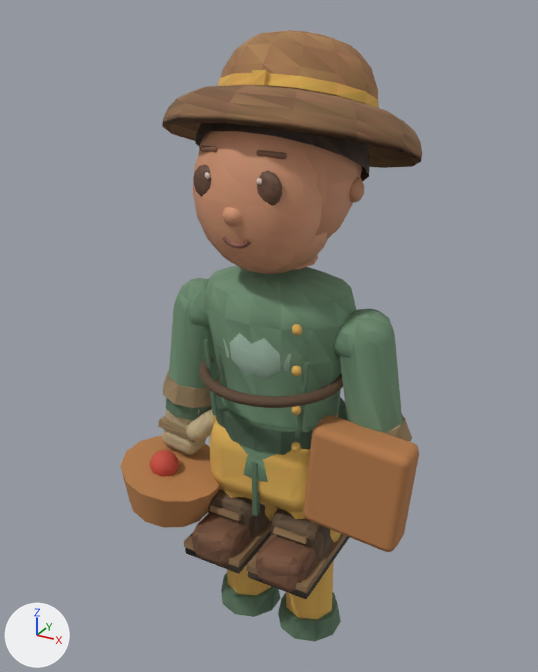
Two versions of the glTF model examples/harvest-frontier/exports/npc/kang-taeho.glb, one commit apart.
One viewpoint serves both versions: a 50 mm camera at (1.09, -2.08, 2.29) aimed at (-0.09, 0.07, 1.21). The lights are fixed; the arrows at lower left show +X, +Y and +Z. The picture after the commit comes second. Where no turn or scale is listed for an object, it has been applied to the vertices.

The older version as bpy lines, for what is in view:
```python
ob_armrightmesh = bpy.data.objects.new('armRightMesh', me_mesh_4)
ob_armrightmesh.location = (0.303, 0.0, 1.355)
ob_fieldsatchel = bpy.data.objects.new('fieldSatchel', me_mesh_10)
ob_fieldsatchel.parent = ob_npc_kang_taeho_neighbor
ob_fieldsatchel.location = (0.36, -0.13, 0.86)
ob_fieldsatchel.rotation_euler = (0.0, 0.08, 0.0)  # degrees (0, 4.6, 0)
ob_figuredetail = bpy.data.objects.new('figureDetail', me_mesh_8)
ob_figuredetail.location = (-0.014, 0.0, 1.792)
ob_handrightmesh = bpy.data.objects.new('handRightMesh', me_mesh_5)
ob_handrightmesh.location = (0.371, 0.0, 0.93)
ob_harvestbasket = bpy.data.objects.new('harvestBasket', me_mesh_12)
ob_harvestbasket.parent = ob_npc_kang_taeho_neighbor
ob_harvestbasket.location = (-0.39, -0.15, 0.62)
ob_harvestbasket.rotation_euler = (0.0, 0.16, 0.0)  # degrees (0, 9.2, 0)
ob_hat = bpy.data.objects.new('hat', me_mesh_9)
ob_hat.location = (-0.015, 0.075, 1.844)
ob_legs = bpy.data.objects.new('legs', me_mesh_6)
ob_legs.location = (0.0, 0.0, 0.012)
ob_neck = bpy.data.objects.new('neck', me_mesh_7)
ob_neck.location = (-0.013, 0.0, 1.612)
ob_tomatosample = bpy.data.objects.new('tomatoSample', me_mesh_13)
ob_tomatosample.parent = ob_npc_kang_taeho_neighbor
ob_tomatosample.location = (-0.4, -0.18, 0.72)
# also in view: 'fieldSatchelStrap' at (0.0, -0.15, 1.16); 'trousers' at (-0.01, -0.01, 0.8); 'handLeftMesh' at (-0.36, 0.0, 0.87); 'armLeftMesh' at (-0.35, 0.0, 1.14); 'coat' at (-0.01, 0.0, 1.11)
```
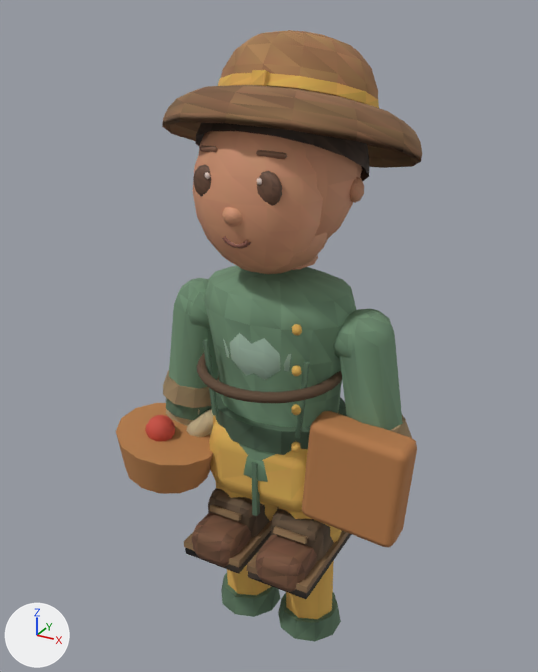
Patch to the scene script:
```diff
--- a/examples/harvest-frontier/exports/npc/kang-taeho.glb.py
+++ b/examples/harvest-frontier/exports/npc/kang-taeho.glb.py
@@ mat_material_4 @@
 n0 = _N.new('ShaderNodeBsdfPrincipled'); n0.name = 'Principled BSDF'
+n0.inputs[0].default_value = (0.497, 0.22, 0.0742, 1.0)  # 'Base Color', orange #bb814d
 n0.inputs[1].default_value = 0.02  # 'Metallic'
-n0.inputs[2].default_value = 0.93  # 'Roughness'
+n0.inputs[2].default_value = 0.88  # 'Roughness'
 n1 = _N.new('ShaderNodeOutputMaterial'); n1.name = 'Material Output'
-n2 = _N.new('ShaderNodeVertexColor'); n2.name = 'Color Attribute'
 _L.new(n0.outputs[0], n1.inputs[0])  # 'BSDF' to 'Surface'
-_L.new(n2.outputs[0], n0.inputs[0])  # 'Color' to 'Base Color'
@@ mat_material_5 @@
 n0 = _N.new('ShaderNodeBsdfPrincipled'); n0.name = 'Principled BSDF'
+n0.inputs[0].default_value = (0.584, 0.0723, 0.0467, 1.0)  # 'Base Color', red #c94c3d
 n0.inputs[1].default_value = 0.02  # 'Metallic'
-n0.inputs[2].default_value = 0.97  # 'Roughness'
+n0.inputs[2].default_value = 0.76  # 'Roughness'
 n1 = _N.new('ShaderNodeOutputMaterial'); n1.name = 'Material Output'
-n2 = _N.new('ShaderNodeVertexColor'); n2.name = 'Color Attribute'
 _L.new(n0.outputs[0], n1.inputs[0])  # 'BSDF' to 'Surface'
-_L.new(n2.outputs[0], n0.inputs[0])  # 'Color' to 'Base Color'
@@ mat_material_7 @@
 n0 = _N.new('ShaderNodeBsdfPrincipled'); n0.name = 'Principled BSDF'
-n0.inputs[0].default_value = (0.473, 0.219, 0.121, 1.0)  # 'Base Color', orange #b78162
 n0.inputs[1].default_value = 0.02  # 'Metallic'
-n0.inputs[2].default_value = 0.66  # 'Roughness'
+n0.inputs[2].default_value = 0.97  # 'Roughness'
 n1 = _N.new('ShaderNodeOutputMaterial'); n1.name = 'Material Output'
+n2 = _N.new('ShaderNodeVertexColor'); n2.name = 'Color Attribute'
 _L.new(n0.outputs[0], n1.inputs[0])  # 'BSDF' to 'Surface'
+_L.new(n2.outputs[0], n0.inputs[0])  # 'Color' to 'Base Color'
@@ mat_material_13 @@
 mat_material_13 = principled_material('Material_13')
-mat_material_13.base_color = (0.584, 0.0723, 0.0467)  # red #c94c3d
+mat_material_13.base_color = (0.112, 0.063, 0.0343)  # brown #5e4734
 mat_material_13.metallic = 0.02
@@ me_mesh_4 @@
 me_mesh_4.from_pydata(...)  # 135 vertices, 224 faces; spans x -0.12..0.17, y -0.103..0.103, z -0.486..0.061
-me_mesh_4.materials.append(mat_material_4)
+me_mesh_4.materials.append(mat_material_6)
@@ me_mesh_5 @@
 me_mesh_5.from_pydata(...)  # 188 vertices, 352 faces; spans x -0.16..0.109, y -0.118..0.118, z -0.219..0.114
-me_mesh_5.materials.append(mat_material_5)
+me_mesh_5.materials.append(mat_material_7)
@@ me_mesh_10 @@
 me_mesh_10.from_pydata(...)  # 56 vertices, 108 faces; spans x -0.17..0.17, y -0.065..0.065, z -0.19..0.19
-me_mesh_10.materials.append(mat_material_10)  # orange #b67b4a
+me_mesh_10.materials.append(mat_material_12)  # orange #b67b4a
@@ me_mesh_11 @@
 me_mesh_11.from_pydata(...)  # 133 vertices, 216 faces; spans x -0.258..0.258, y -0.016..0.016, z 0.0..0.258
-me_mesh_11.materials.append(mat_material_11)  # brown #5e4734
+me_mesh_11.materials.append(mat_material_13)  # brown #5e4734
@@ me_mesh_12 @@
 me_mesh_12.from_pydata(...)  # 32 vertices, 56 faces; spans x -0.195..0.195, y -0.2..0.2, z -0.08..0.08
-me_mesh_12.materials.append(mat_material_12)  # orange #bb814d
+me_mesh_12.materials.append(mat_material_4)  # orange #bb814d
@@ me_mesh_13 @@
 me_mesh_13.from_pydata(...)  # 79 vertices, 140 faces; spans x -0.055..0.055, y -0.0523..0.0523, z -0.055..0.055
-me_mesh_13.materials.append(mat_material_13)  # red #c94c3d
+me_mesh_13.materials.append(mat_material_5)  # red #c94c3d
@@ ob_fieldsatchel @@
 ob_fieldsatchel = bpy.data.objects.new('fieldSatchel', me_mesh_10)
-ob_fieldsatchel.parent = ob_npc_kang_taeho_neighbor
+ob_fieldsatchel.parent = ob_body
 ob_fieldsatchel.location = (0.36, -0.13, 0.86)
@@ ob_fieldsatchelstrap @@
 ob_fieldsatchelstrap = bpy.data.objects.new('fieldSatchelStrap', me_mesh_11)
-ob_fieldsatchelstrap.parent = ob_npc_kang_taeho_neighbor
+ob_fieldsatchelstrap.parent = ob_body
 ob_fieldsatchelstrap.location = (0.0, -0.05, 1.16)
@@ ob_harvestbasket @@
 ob_harvestbasket = bpy.data.objects.new('harvestBasket', me_mesh_12)
-ob_harvestbasket.parent = ob_npc_kang_taeho_neighbor
-ob_harvestbasket.location = (-0.39, -0.15, 0.62)
-ob_harvestbasket.rotation_euler = (0.0, 0.16, 0.0)  # degrees (0, 9.2, 0)
+ob_harvestbasket.parent = ob_handleft_carry
+ob_harvestbasket.location = (0.0326, -0.15, -0.293)
+ob_harvestbasket.rotation_euler = (0.0, 0.01, 0.0)  # degrees (0, 0.6, 0)
@@ ob_tomatosample @@
 ob_tomatosample = bpy.data.objects.new('tomatoSample', me_mesh_13)
-ob_tomatosample.parent = ob_npc_kang_taeho_neighbor
-ob_tomatosample.location = (-0.4, -0.18, 0.72)
+ob_tomatosample.parent = ob_handleft_carry
+ob_tomatosample.location = (0.00777, -0.18, -0.196)
+ob_tomatosample.rotation_euler = (0.0, -0.15, 0.0)  # degrees (0, -8.6, 0)
@@ ob_handleft_carry @@
+ob_handleft_carry = bpy.data.objects.new('handLeft.carry', None)
+ob_handleft_carry.parent = ob_handleft
+ob_handleft_carry.location = (-0.0209, 0.0, 0.138)
```

Location of each change, [x1, y1, x2, y2] in pixels of the pictures (538 x 672 px):
'fieldSatchel', moved: before [303, 415, 419, 552]; after [302, 411, 417, 547]
'harvestBasket', recoloured, moved, turned: before [120, 436, 221, 528]; after [116, 403, 214, 494]
'fieldSatchelStrap', recoloured, moved: before [199, 356, 343, 408]; after [197, 353, 342, 403]
'tomatoSample', recoloured, moved, turned: before [150, 450, 179, 476]; after [145, 415, 175, 441]
